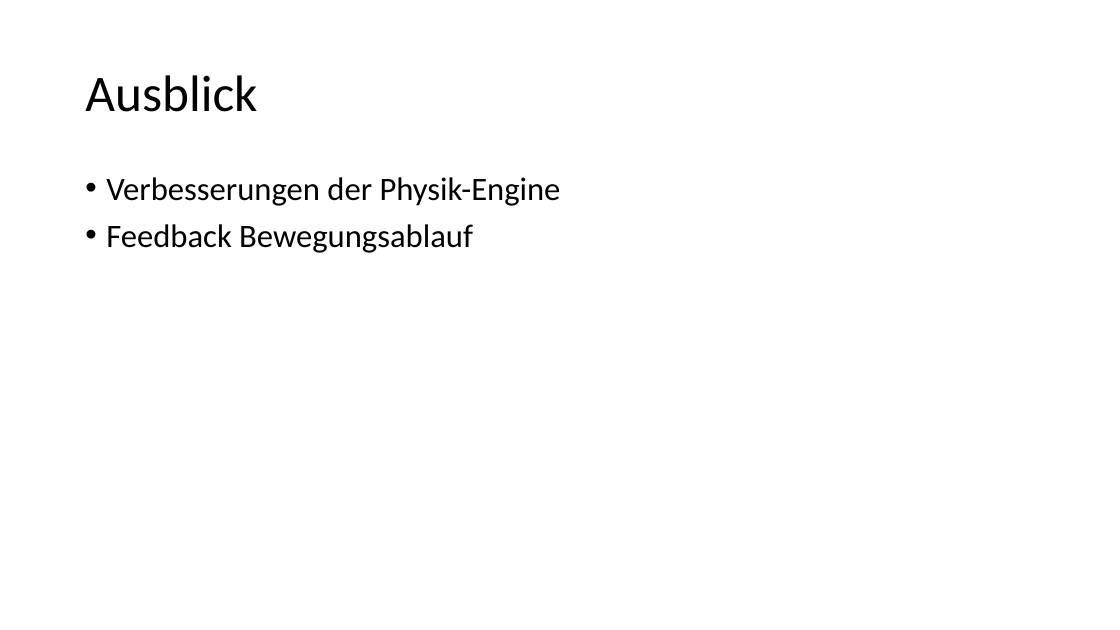
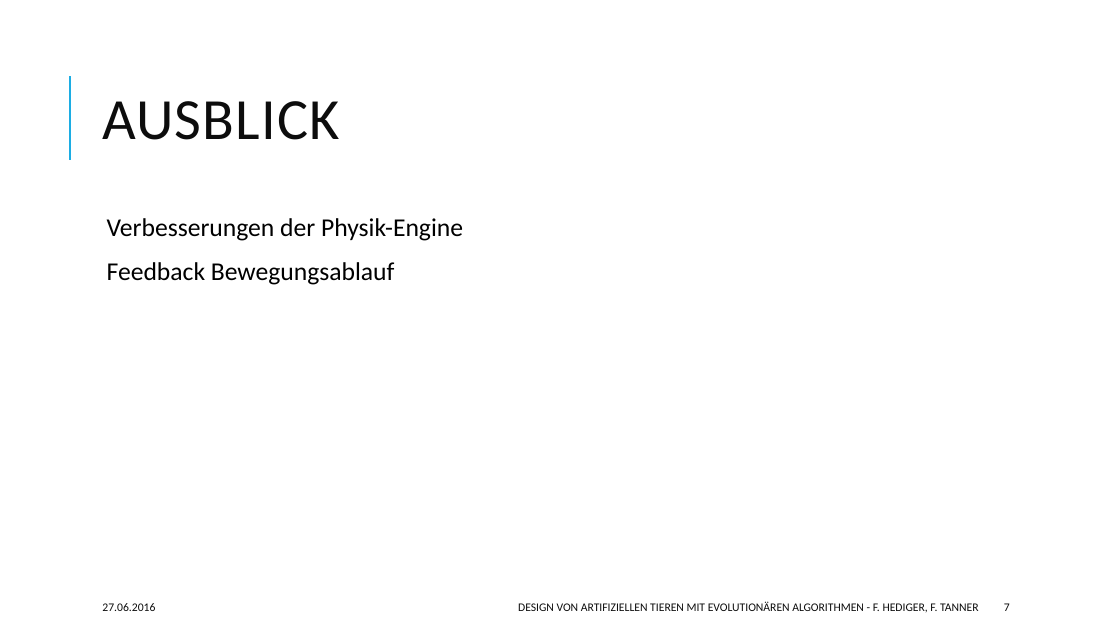
Before and after one commit to hedigerf/evolut, a slide deck: slide 7 of evolutdoc/presentation.pptx. Drawn at 1120x630 pixels with LibreOffice and Linux fonts; fonts in the diff are those of the drawing. Boxes give left, top, right and bottom in pixels: in the first picture for what was removed or moved away, otherwise in the second. Text is boxed around its words. In the diff, an @@ line names an element or a change of style, - is before the commit and + after.

```diff
--- a/evolutdoc/presentation.pptx
+++ b/evolutdoc/presentation.pptx
@@ line added from (70, 160) to (70, 76), #1CADE4 1.5 pt @@
@@ title at [102,101,339,140]: text changed; size 44 to 50 pt; text colour #000000 to #0D0D0D @@
-Ausblick
+AUSBLICK
@@ text "Verbesserungen der Physik-Engine": place and size @@
-text "Verbesserungen der Physik-Engine" at [106,177,561,253]
+text "Verbesserungen der Physik-Engine" at [107,218,463,285]
@@ text "Verbesserungen der Physik-Engine" at [107,218,463,285]: size 28 to 22 pt; bullet • to  ; more space between paragraphs @@
@@ text added at [102,603,155,611], 10 pt, text #0D0D0D @@
+27.06.2016
@@ text added at [518,602,978,612], 10 pt, text #0D0D0D @@
+DESIGN VON ARTIFIZIELLEN TIEREN MIT EVOLUTIONÄREN ALGORITHMEN - F. HEDIGER, F. TANNER
@@ page number added at [1004,603,1010,611], 10 pt, text #0D0D0D @@
+7
```
Also in this commit, not shown: 4 other slides changed, 2 slides added, 2 slides removed.
